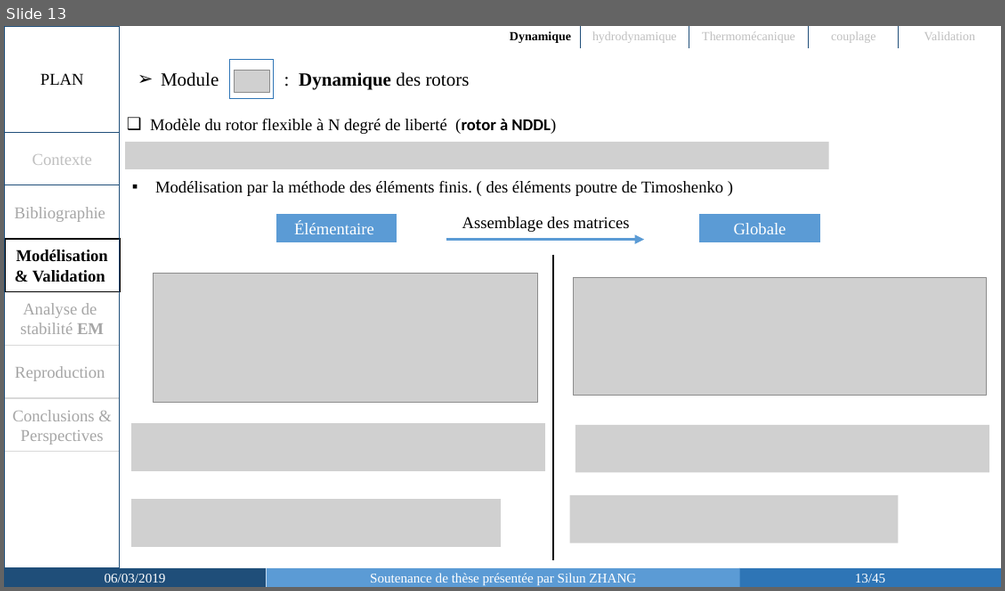
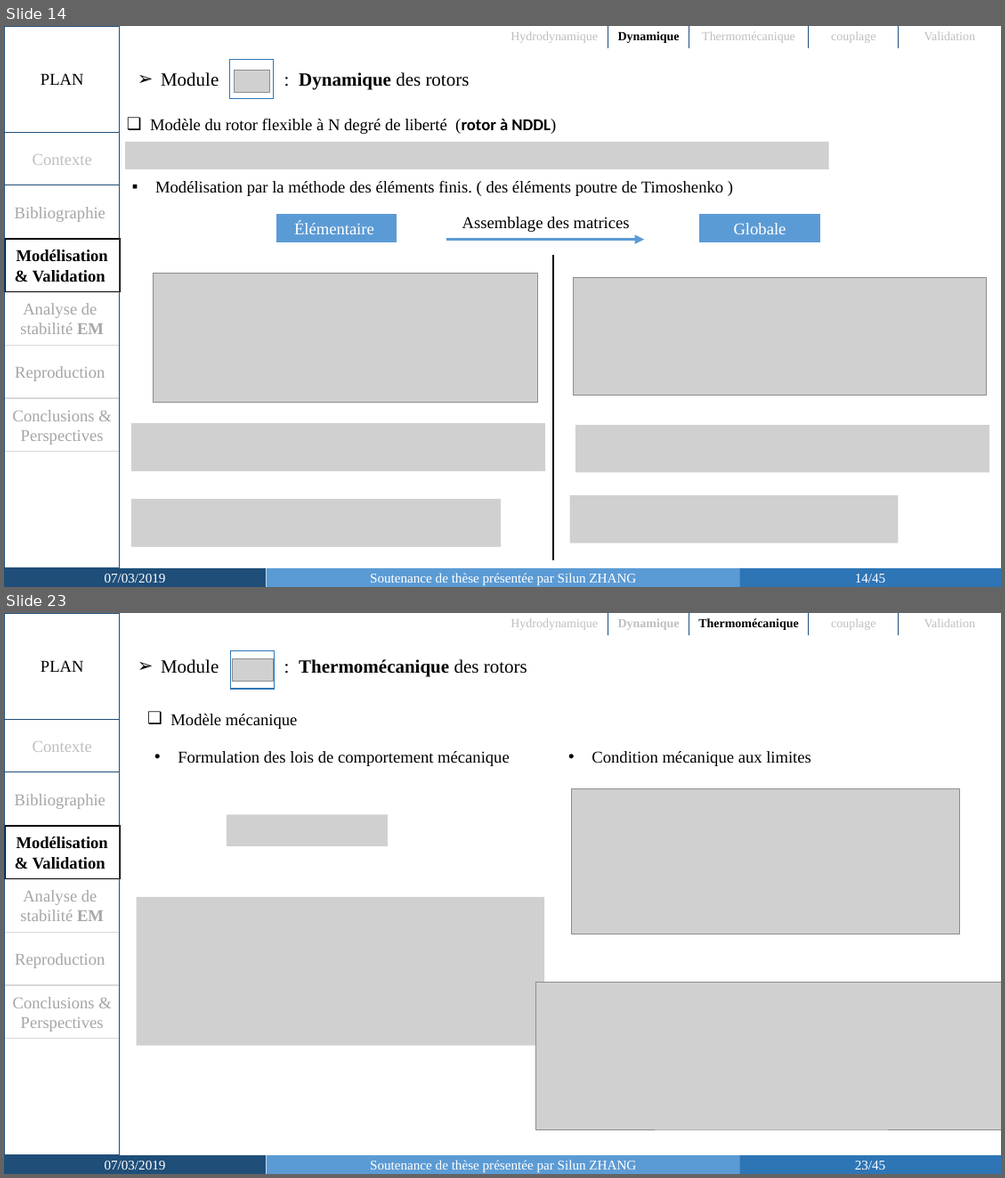
Before and after one commit to SilunZ/SoutenanceThese, a slide deck: Soutenance_Silun ZHANG-slides.pptx. Shown one above the other, each under a label of ours: slide 13 before the commit, slides 14 and 23 after it; the slides between them are not shown. The pictures are 1005x591 and 1005x1178 pixels, drawn with LibreOffice and Linux fonts; fonts in the diff are those of the drawing; grey boxes stand for pictures. Boxes give left, top, right and bottom in pixels: in the first picture for what was removed or moved away, otherwise in the second. Text is boxed around its words. In the diff, an @@ line names an element or a change of style, - is before the commit and + after.

```diff
--- a/Soutenance_Silun ZHANG-slides.pptx
+++ b/Soutenance_Silun ZHANG-slides.pptx
@@ slide 23 added at <box>4,613,1001,1174</box>, background #FFFFFF @@
@@ rectangle added at <box>5,613,120,1155</box>, outline #1F4E79 1 pt @@
@@ table added at <box>501,613,1001,635</box>, 1 rows, 5 columns @@
+Hydrodynamique | Dynamique | Thermomécanique | couplage | Validation
@@ text added at <box>40,660,84,672</box>, 16 pt, text #000000 @@
+PLAN
@@ text added at <box>161,659,527,677</box>, 18 pt, text #000000 @@
+➢ Module : Thermomécanique des rotors
@@ rectangle added at <box>231,650,274,689</box>, fill #FFFFFF, outline #2E75B6 1 pt @@
@@ picture added at <box>232,659,273,681</box> @@
@@ rectangle added at <box>5,719,120,772</box>, outline #1F4E79 1 pt, 16 pt, text #BFBFBF @@
+Contexte
@@ text added at <box>170,714,298,729</box>, 16 pt, text #000000 @@
+❑ Modèle mécanique
@@ rectangle added at <box>5,772,120,826</box>, outline #D9D9D9 1 pt, 16 pt, text #A6A6A6 @@
+Bibliographie
@@ text added at <box>178,751,510,766</box>, 16 pt, text #000000 @@
+• Formulation des lois de comportement mécanique
@@ text added at <box>591,751,811,766</box>, 16 pt, text #000000 @@
+• Condition mécanique aux limites
@@ picture added at <box>572,788,959,933</box> @@
@@ rectangle added at <box>5,826,120,878</box>, outline #000000 1.5 pt, 16 pt, text #000000, bold @@
+Modélisation & Validation
@@ picture added at <box>226,815,387,846</box> @@
@@ rectangle added at <box>5,878,120,932</box>, outline #D9D9D9 1 pt, 16 pt, text #A6A6A6 @@
+Analyse de stabilité EM
@@ picture added at <box>137,897,544,1046</box> @@
@@ rectangle added at <box>5,932,120,985</box>, outline #D9D9D9 1 pt, 16 pt, text #A6A6A6 @@
+Reproduction
@@ rectangle added at <box>5,985,120,1038</box>, outline #D9D9D9 1 pt, 16 pt, text #A6A6A6 @@
+Conclusions & Perspectives
@@ picture added at <box>535,981,1001,1129</box> @@
@@ rectangle added at <box>4,1155,266,1174</box>, fill #1F4E79, 13 pt, text #FFFFFF @@
+07/03/2019
@@ rectangle added at <box>267,1155,740,1174</box>, fill #5B9BD5, 13 pt, text #FFFFFF @@
+Soutenance de thèse présentée par Silun ZHANG
@@ page number added at <box>739,1155,1001,1174</box>, fill #2E75B6, 13 pt, text #FFFFFF @@
+23/45
@@ what was slide 13 is now slide 14 @@
@@ slide 14 changed as well @@
@@ table at <box>501,26,1001,48</box> @@
-row 1, column 1: Dynamique
+row 1, column 1: Hydrodynamique
-row 1, column 2: hydrodynamique
+row 1, column 2: Dynamique
@@ text in rectangle at <box>105,573,166,582</box>: text changed @@
-06/03/2019
+07/03/2019
@@ page number at <box>855,573,885,582</box>: text changed @@
-13/45
+14/45
```
Also in this commit, not shown: 30 other slides changed, 12 other slides added, 1 other file.
